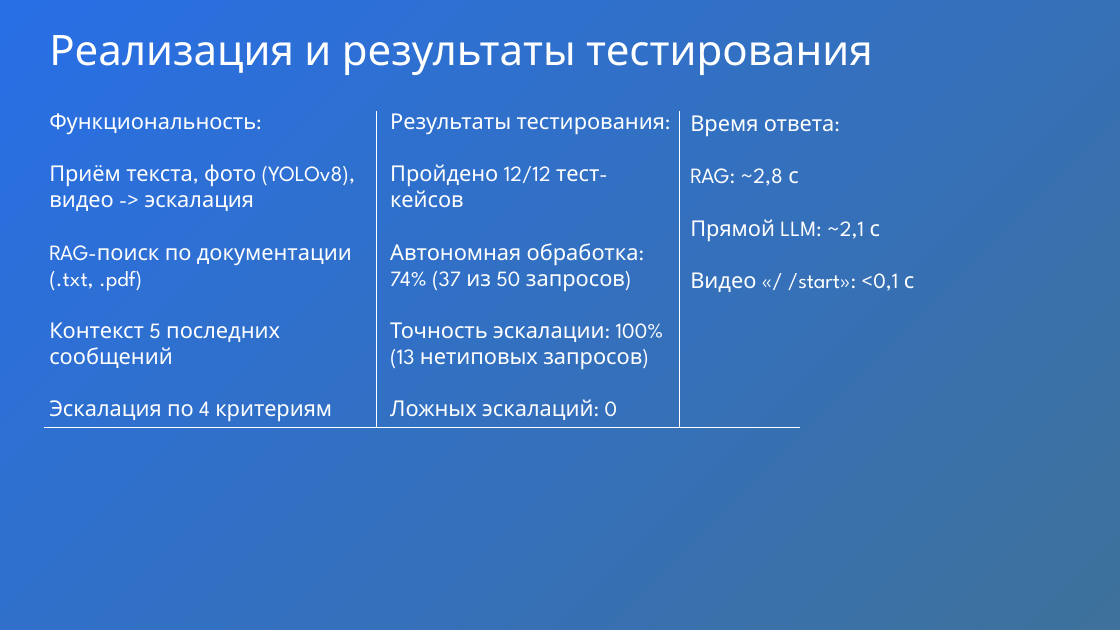
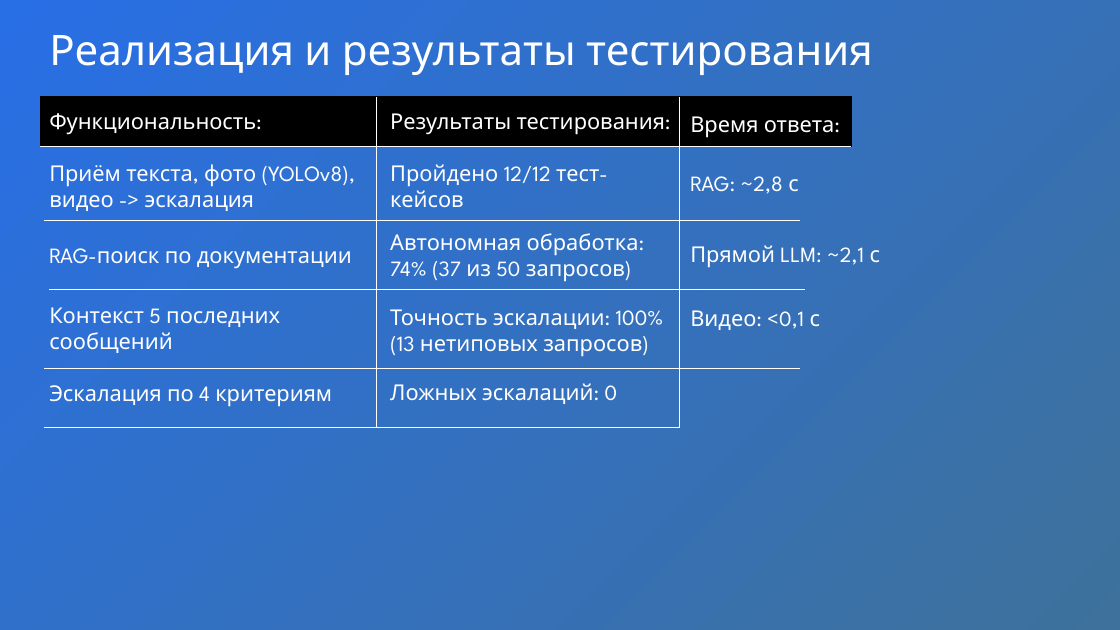
Before and after one commit to Kent4r/VKR, a slide deck: slide 5 of преза.pptx (slide 4 before the commit). Drawn at 1120x630 pixels with LibreOffice and Linux fonts; fonts in the diff are those of the drawing; background and template pictures are left out. Boxes give left, top, right and bottom in pixels: in the first picture for what was removed or moved away, otherwise in the second. Text is boxed around its words. In the diff, an @@ line names an element or a change of style, - is before the commit and + after.

Commit message:
деление базы + презентация
Разделение документации на темы, разбиение файлов на тематику, добавление обработки классификации документации. Обновление презентации

```diff
--- a/преза.pptx
+++ b/преза.pptx
@@ rectangle added at box(40, 97, 851, 146), fill #5C6A72, outline #444E54 1 pt @@
@@ line moved from (376, 111) - (376, 427) to (376, 97) - (376, 427) @@
@@ text "Результаты тестирования:" rewrapped from box(390, 113, 671, 420) to box(390, 113, 671, 404) @@
@@ line moved from (680, 111) - (680, 427) to (680, 97) - (680, 427) @@
@@ line added from (40, 146) to (851, 146), #FDF6E3 0.5 pt @@
@@ line added from (44, 220) to (800, 220), #FDF6E3 0.5 pt @@
@@ text at box(49, 248, 352, 269): text changed @@
-RAG-поиск по документации (.txt, .pdf)
+RAG-поиск по документации
@@ line added from (49, 289) to (805, 289), #FDF6E3 0.5 pt @@
@@ text at box(690, 310, 820, 330): text changed @@
-Видео «/ /start»: <0,1 с
+Видео: <0,1 с
@@ line added from (44, 368) to (800, 368), #FDF6E3 0.5 pt @@
@@ line moved from (44, 427) - (800, 427) to (44, 427) - (680, 427) @@
```
Also in this commit, not shown: 3 other slides changed, 2 slides added, 4 other files.
